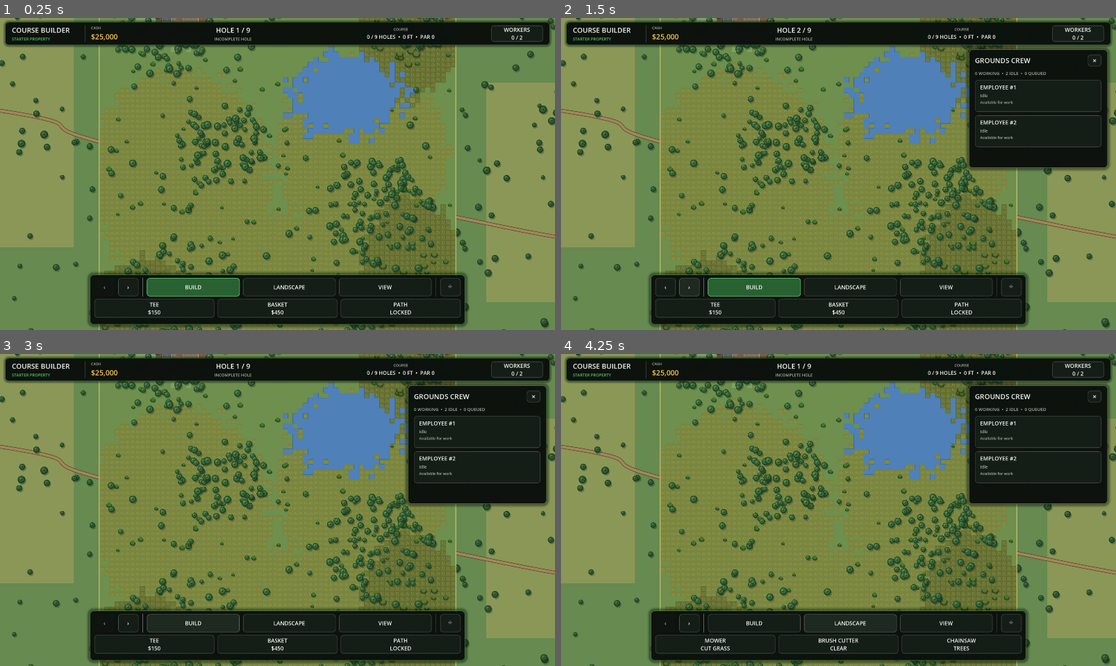
Above: before the commit, frames 1-4 (two rows, left to right).
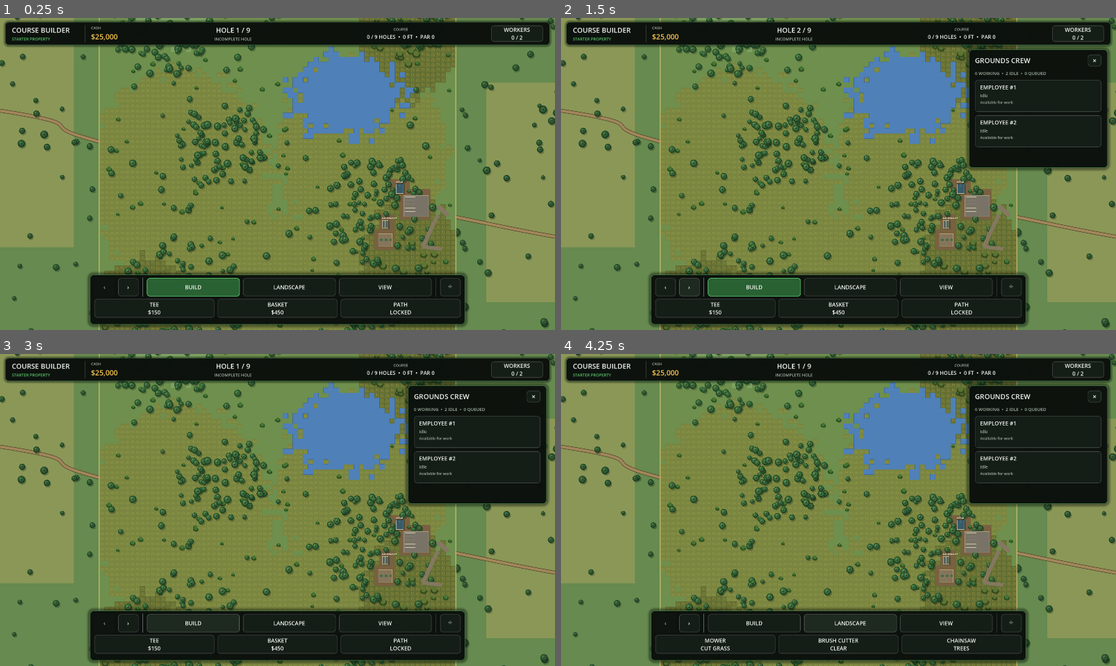
Above: after the commit, the same moments.

Repository: jmessierdg/disc-golf-empire
Game: Godot game, scene res://Main.tscn
Two runs of this game, one before a commit and one after it. Both use one fixed random seed, a clock stepped at 60 frames per second and the inputs below.
Inputs:
- Up to frame 1 (0.25 s): no input
- Up to frame 2 (1.5 s): click "WORKERS 0 / 2" at 0.5 s; click "›" at 1.25 s
- Up to frame 3 (3 s): click "‹" at 2 s; click "BUILD" at 2.75 s
- Up to frame 4 (4.25 s): click "LANDSCAPE" at 3.5 s

The runs differ from the first frame. In frame 1, 1.1% of the frame differs, in the area x 2-90%, y 0-79%; in frame 2, 1.1%; in frame 3, 1.1%; in frame 4, 1.1%.

Commit message:
Update property_manager.gd

Diff:
--- a/property_manager.gd
+++ b/property_manager.gd
@@ -1074,39 +1074,55 @@
 # STARTER FACILITIES — WITHIN OWNED PROPERTY
 # ==================================================
 
+func get_starter_facility(kind: String) -> Dictionary:
+	for value in buildings:
+		var item: Dictionary = value
+		if str(item.get("type", "")) == kind:
+			return item
+	return {}
+
+
 func generate_starter_facilities() -> void:
-	# All dimensions are in feet converted to game pixels (15 ft per cell).
+	# Handcrafted first property: the entrance is east of the pond.
+	# Sizes and offsets use 15 real feet per terrain cell.
 	var unit: float = CELL_SIZE / 15.0
-	var origin: Vector2 = property_world_origin
-	var entry_x: float = property_driveway_points[3].x
+	var rect: Rect2 = get_property_world_rect()
+	var entrance: Vector2 = property_driveway_points[3]
+	var parking: Vector2 = entrance + Vector2(-64.0, 0.0) * unit
+	var office: Vector2 = parking + Vector2(-48.0, -51.0) * unit
+	var shed: Vector2 = parking + Vector2(-91.0, 54.0) * unit
+	var yard: Vector2 = shed + Vector2(0.0, 46.0) * unit
 	var layout: Array = [
-		{"type": "starter_parking", "position": Vector2(entry_x + 34.0 * unit, origin.y + 112.0 * unit), "size": Vector2(66.0, 82.0) * unit, "rotation": 0.0},
-		{"type": "starter_office", "position": Vector2(entry_x - 35.0 * unit, origin.y + 119.0 * unit), "size": Vector2(24.0, 30.0) * unit, "rotation": 0.0},
-		{"type": "starter_shed", "position": Vector2(entry_x - 62.0 * unit, origin.y + 206.0 * unit), "size": Vector2(32.0, 42.0) * unit, "rotation": 0.0},
-		{"type": "starter_yard", "position": Vector2(entry_x + 8.0 * unit, origin.y + 214.0 * unit), "size": Vector2(46.0, 54.0) * unit, "rotation": 0.0}
+		{"type":"starter_parking", "position":parking, "size":Vector2(72.0, 62.0) * unit, "rotation":0.0},
+		{"type":"starter_office", "position":office, "size":Vector2(24.0, 30.0) * unit, "rotation":0.0},
+		{"type":"starter_shed", "position":shed, "size":Vector2(20.0, 25.0) * unit, "rotation":0.0},
+		{"type":"starter_yard", "position":yard, "size":Vector2(40.0, 38.0) * unit, "rotation":0.0}
 	]
-	var owned: Rect2 = get_property_world_rect()
 	for value in layout:
 		var item: Dictionary = value
 		var center: Vector2 = item["position"]
-		var dimensions: Vector2 = item["size"]
-		var footprint: Rect2 = Rect2(center - dimensions * 0.5, dimensions)
-		if not owned.encloses(footprint):
+		var size: Vector2 = item["size"]
+		var footprint: Rect2 = Rect2(center - size * 0.5, size)
+		var clearance: Rect2 = footprint.grow(5.0 * unit)
+		if not rect.encloses(clearance):
+			push_warning("Starter facility is outside owned property: " + str(item["type"]))
 			continue
-		# Reserve the footprint and surrounding access clearances.
-		var clearance: Rect2 = footprint.grow(10.0 * unit)
-		var has_water: bool = false
-		for y in range(maxi(0, int(floor((clearance.position.y - origin.y) / CELL_SIZE))), mini(PROPERTY_GRID_HEIGHT, int(ceil((clearance.end.y - origin.y) / CELL_SIZE)))):
-			for x in range(maxi(0, int(floor((clearance.position.x - origin.x) / CELL_SIZE))), mini(PROPERTY_GRID_WIDTH, int(ceil((clearance.end.x - origin.x) / CELL_SIZE)))):
+		var min_x: int = maxi(0, int(floor((clearance.position.x - property_world_origin.x) / CELL_SIZE)))
+		var max_x: int = mini(PROPERTY_GRID_WIDTH, int(ceil((clearance.end.x - property_world_origin.x) / CELL_SIZE)))
+		var min_y: int = maxi(0, int(floor((clearance.position.y - property_world_origin.y) / CELL_SIZE)))
+		var max_y: int = mini(PROPERTY_GRID_HEIGHT, int(ceil((clearance.end.y - property_world_origin.y) / CELL_SIZE)))
+		var overlaps_water: bool = false
+		for y in range(min_y, max_y):
+			for x in range(min_x, max_x):
 				if terrain[y][x] == WATER:
-					has_water = true
-		if has_water:
+					overlaps_water = true
+		if overlaps_water:
+			push_warning("Starter facility would overlap pond: " + str(item["type"]))
 			continue
 		buildings.append(item)
-		for y in range(maxi(0, int(floor((clearance.position.y - origin.y) / CELL_SIZE))), mini(PROPERTY_GRID_HEIGHT, int(ceil((clearance.end.y - origin.y) / CELL_SIZE)))):
-			for x in range(maxi(0, int(floor((clearance.position.x - origin.x) / CELL_SIZE))), mini(PROPERTY_GRID_WIDTH, int(ceil((clearance.end.x - origin.x) / CELL_SIZE)))):
-				if terrain[y][x] != WATER:
-					terrain[y][x] = DIRT
+		for y in range(min_y, max_y):
+			for x in range(min_x, max_x):
+				terrain[y][x] = DIRT
 		for i in range(trees.size() - 1, -1, -1):
 			if clearance.has_point(property_local_to_world(trees[i])):
 				trees.remove_at(i)
@@ -1123,47 +1139,13 @@
 
 func generate_property_entrance() -> void:
 	property_driveway_points.clear()
-
-	var property_rect: Rect2 = (
-		get_property_world_rect()
-	)
-
-	var entrance_x: float = (
-		property_rect.position.x
-		+ property_rect.size.x * 0.22
-	)
-
-	var road_y: float = (
-		get_road_reference_y()
-	)
-
-	property_driveway_points.append(
-		Vector2(
-			entrance_x,
-			road_y
-		)
-	)
-
-	property_driveway_points.append(
-		Vector2(
-			entrance_x + CELL_SIZE * 0.5,
-			property_rect.position.y - CELL_SIZE * 3.0
-		)
-	)
-
-	property_driveway_points.append(
-		Vector2(
-			entrance_x + CELL_SIZE * 1.2,
-			property_rect.position.y + CELL_SIZE * 3.0
-		)
-	)
-
-	property_driveway_points.append(
-		Vector2(
-			entrance_x + CELL_SIZE * 2.0,
-			property_rect.position.y + CELL_SIZE * 7.0
-		)
-	)
+	var rect: Rect2 = get_property_world_rect()
+	# The public road borders the east side of this starter property.
+	var y: float = rect.position.y + rect.size.y * 0.57
+	property_driveway_points.append(Vector2(rect.end.x + CELL_SIZE * 6.0, y))
+	property_driveway_points.append(Vector2(rect.end.x + CELL_SIZE * 1.0, y))
+	property_driveway_points.append(Vector2(rect.end.x - CELL_SIZE * 1.0, y))
+	property_driveway_points.append(Vector2(rect.end.x - CELL_SIZE * 3.5, y))
 
 
 # ==================================================
